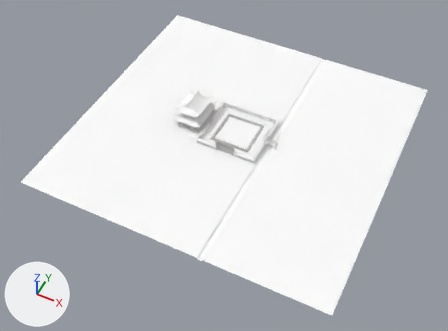
Before and after pictures for a commit that changed the FBX model Prototipo1/Assets/Mesh/SM/SM_Arena_Frame_01.fbx.
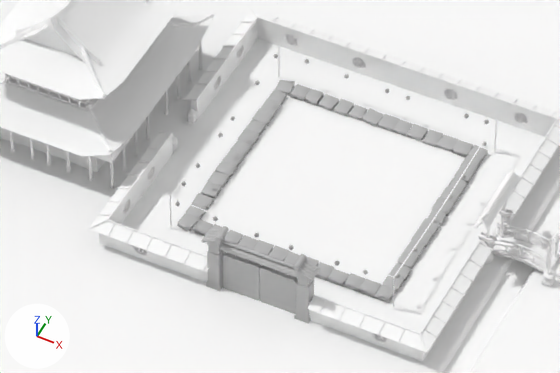
There are two pictures of each version: one whole from a 50 mm camera at (57.9, -142.8, 152.0) aimed at (-4.9, -17.3, -4.8), one close up on the part from 40% to 62% of the width and 30% to 50% of the height. Every picture has the same lights, and +X, +Y and +Z are marked at lower left. Where no turn or scale is listed for an object, it has been applied to the vertices. Vertices at the same position are counted once.

In view in the first close-up: 'SM_Arch_03', 'SM_Arena_Border_01', 'SM_Bridge_01', 'SM_Ext_Floor_01', 'SM_Gate_01', 'SM_Perimeter_01', 'SM_River_01', 'SM_Roof_01', 'SM_Roof_02', 'SM_Temple_01', 'SM_Wall_02', 'SM_wall_01'.
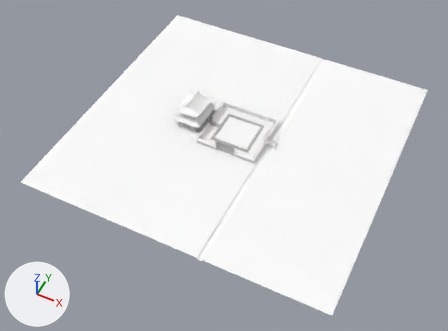
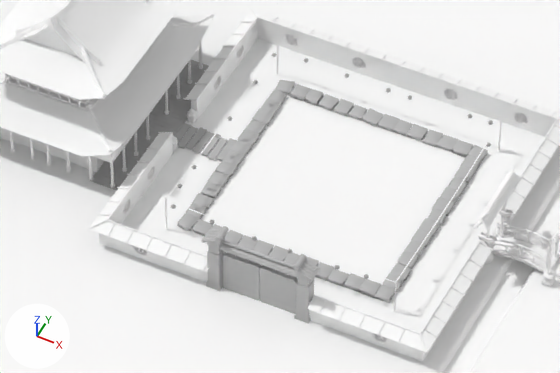
What changed in the scene script:
```text
Add mat_m_passerella:
    mat_m_passerella = principled_material('M_Passerella')
    mat_m_passerella.base_color = (0.5, 0.5, 0.5)  # grey #bcbcbc
    mat_m_passerella.roughness = 1.0
Change me_mesh_014:
    where me_mesh_014.from_pydata(...)  # 796 vertices, 752 faces; spans x -7.4..7.4, y -7.37..7.37, z 0.05..2.69
    used by ob_sm_perimeter_01; location = (-5.5, -5.48, -0.02)
    me_mesh_014 part 1: the whole mesh is multiplied about the mesh origin by the matrix ((1.027, 0.0, 0.0), (0.0, 1.027, 0.0), (0.0, 0.0, 0.937))
Add me_mesh_016:
    me_mesh_016.from_pydata(...)  # 1260 vertices, 1350 faces; spans x -3.24..3.15, y -6.05..6.05, z -0.06..0.06
    me_mesh_016.materials.append(mat_m_passerella)  # its picture is missing
Add ob_sm_walkway_01:
    ob_sm_walkway_01 = bpy.data.objects.new('SM_Walkway_01', me_mesh_016)
    ob_sm_walkway_01.location = (-15.67, -5.39, 0.04)
```

Boxes (x1, y1, x2, y2) around the edits, measured in the close-ups (560 x 373 px):
'SM_Walkway_01', added
    after: (90, 60, 237, 191)
'SM_Perimeter_01', reshaped
    before: (169, 45, 498, 308)
    after: (164, 44, 502, 311)
